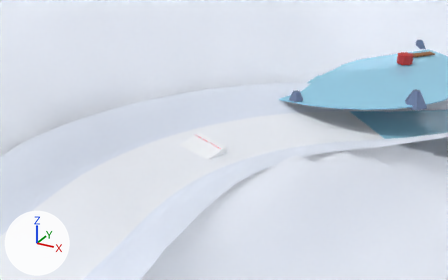
Renders of the Blender file source_art/blend/track_lago_cristal.blend from each side of a commit.
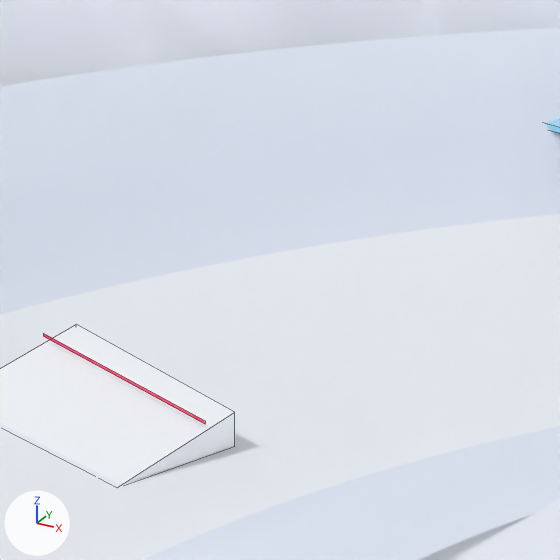
Each version appears first from a 50 mm lens placed at (45.2, 67.2, 31.4), pointed at (-21.1, 187.6, -28.8), and next in a close-up on the part from 42% to 63% of the width and 28% to 62% of the height. Arrows for +X, +Y and +Z are at lower left; the lights stay in place. The first two pictures are the older version. The close-ups show mesh edges as thin lines. Objects named as collision shapes, trigger or cutter boxes, shadow casters or lower levels of detail are left out.

In view in the first close-up: 'course_surface', 'ramp_180_0', 'terrain' and 2 more.
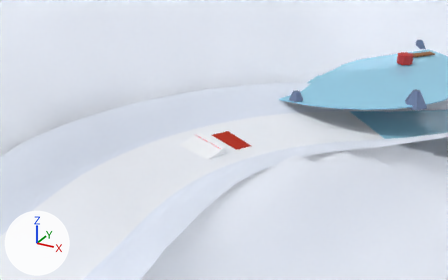
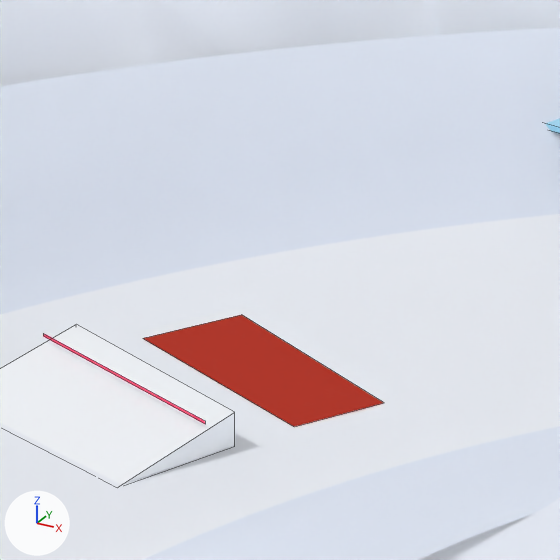
Where the change shows, as pixel boxes [x1, y1, x2, y2] in the close-ups (560 x 560 px):
'pit_187', added
    after: [143, 315, 383, 426]

The change, as a list of edits to the scene's bpy script:
```text
Add mat_pit_dark:
    mat_pit_dark = principled_material('pit_dark')
    mat_pit_dark.base_color = (0.000805, 0.000262, 0.000493)  # black #030102
    mat_pit_dark.roughness = 0.9
    mat_pit_dark.emission_color = (1.0, 0.0385, 0.000805)  # orange #ff3703
    mat_pit_dark.emission_strength = 0.4
Add me_pit_187:
    me_pit_187.from_pydata([(-23.81, 186.22, -27.55), (-16.11, 184.78, -29.21), (-14.95, 190.44, -30.16), (-22.55, 192.31, -28.5)], [], [(0, 1, 2, 3)])
    me_pit_187.materials.append(mat_pit_dark)  # black #030102, glowing orange #ff3703
Add ob_pit_187:
    ob_pit_187 = bpy.data.objects.new('pit_187', me_pit_187)
    ob_pit_187.location = (0.0, 0.0, 0.0)
```
